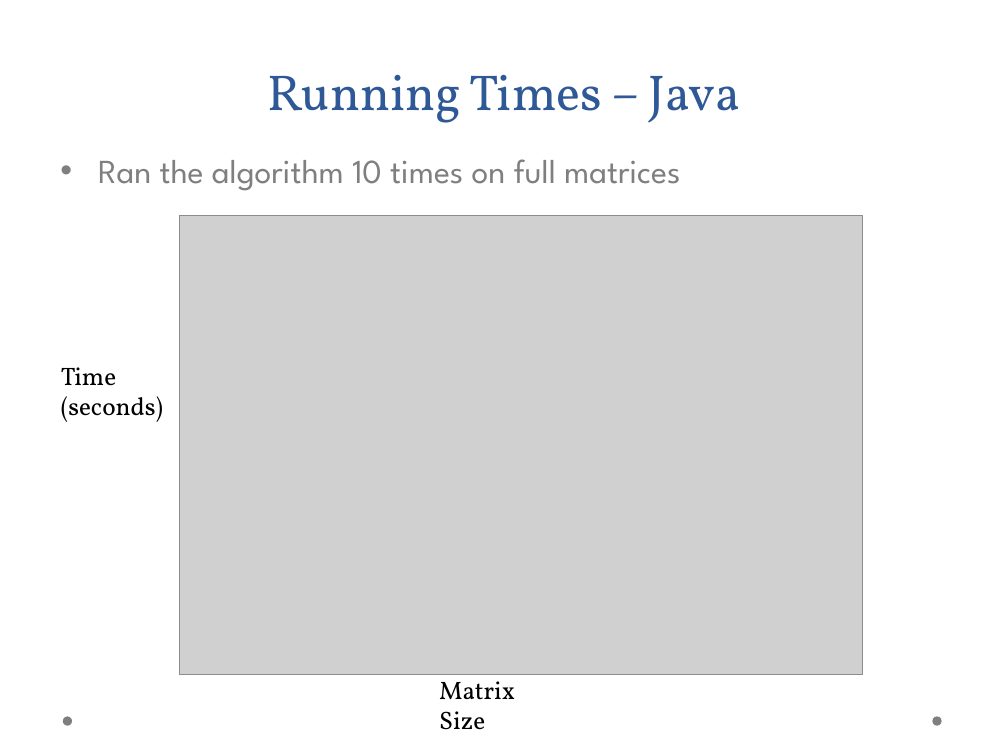
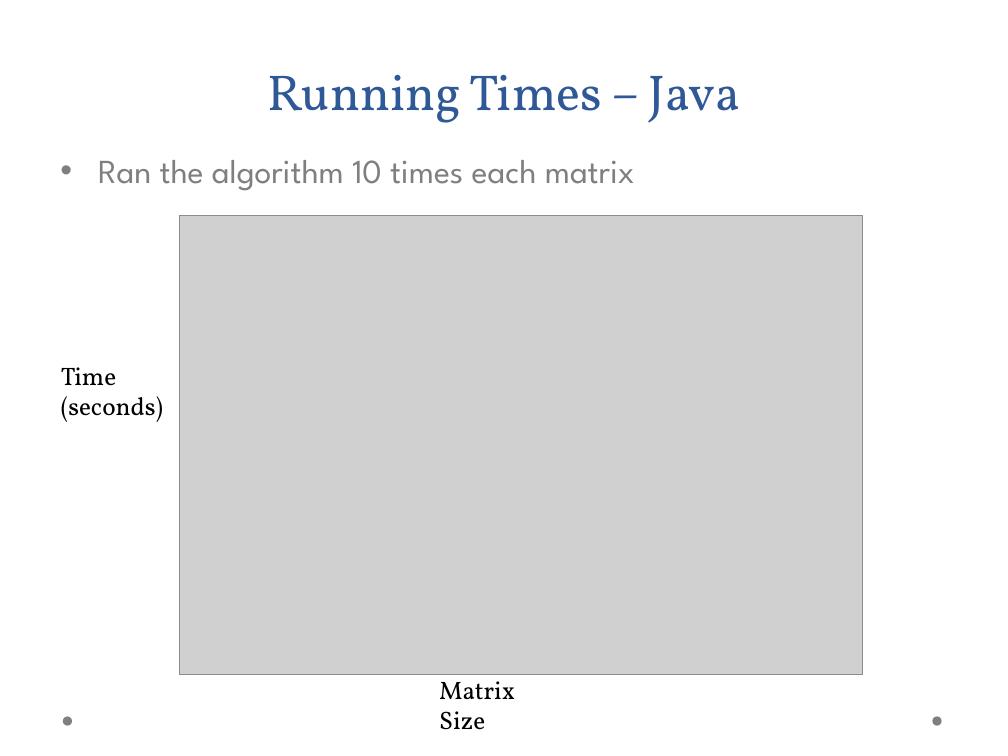
Before and after one commit to jasonrhalpern/CompressiveSensing, a slide deck: slide 12 of docs/presentation/final_presentation.ppt. Drawn at 1008x756 pixels with LibreOffice and Linux fonts; fonts in the diff are those of the drawing; grey boxes stand for pictures; background and template pictures are left out. Boxes give left, top, right and bottom in pixels: in the first picture for what was removed or moved away, otherwise in the second. Text is boxed around its words. In the diff, an @@ line names an element or a change of style, - is before the commit and + after.

```diff
--- a/docs/presentation/final_presentation.ppt
+++ b/docs/presentation/final_presentation.ppt
@@ text at <box>98,160,635,191</box>: text changed @@
-• Ran the algorithm 10 times on full matrices
+• Ran the algorithm 10 times each matrix
```
Also in this commit, not shown: 1 other slide changed.
